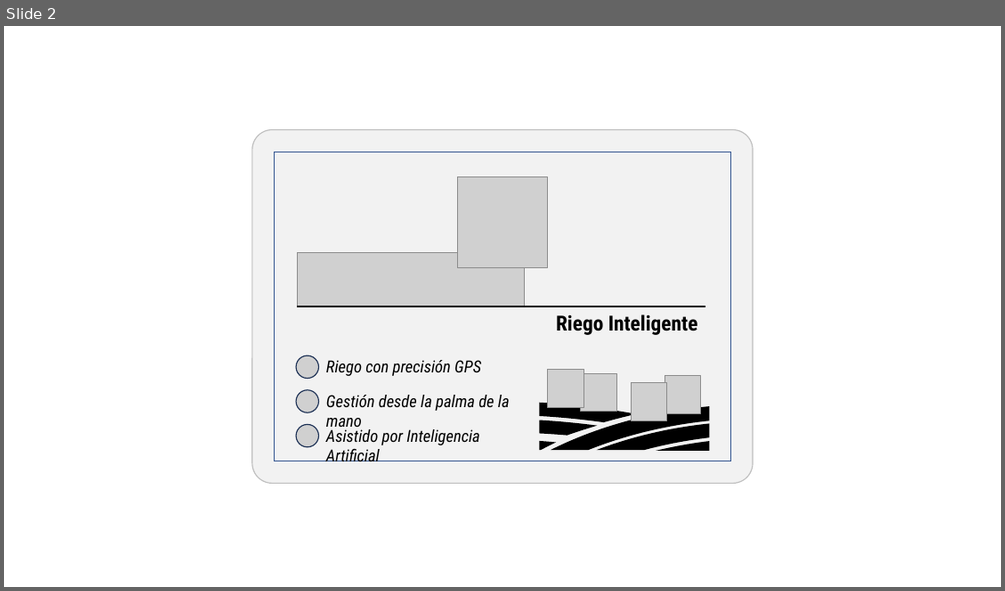
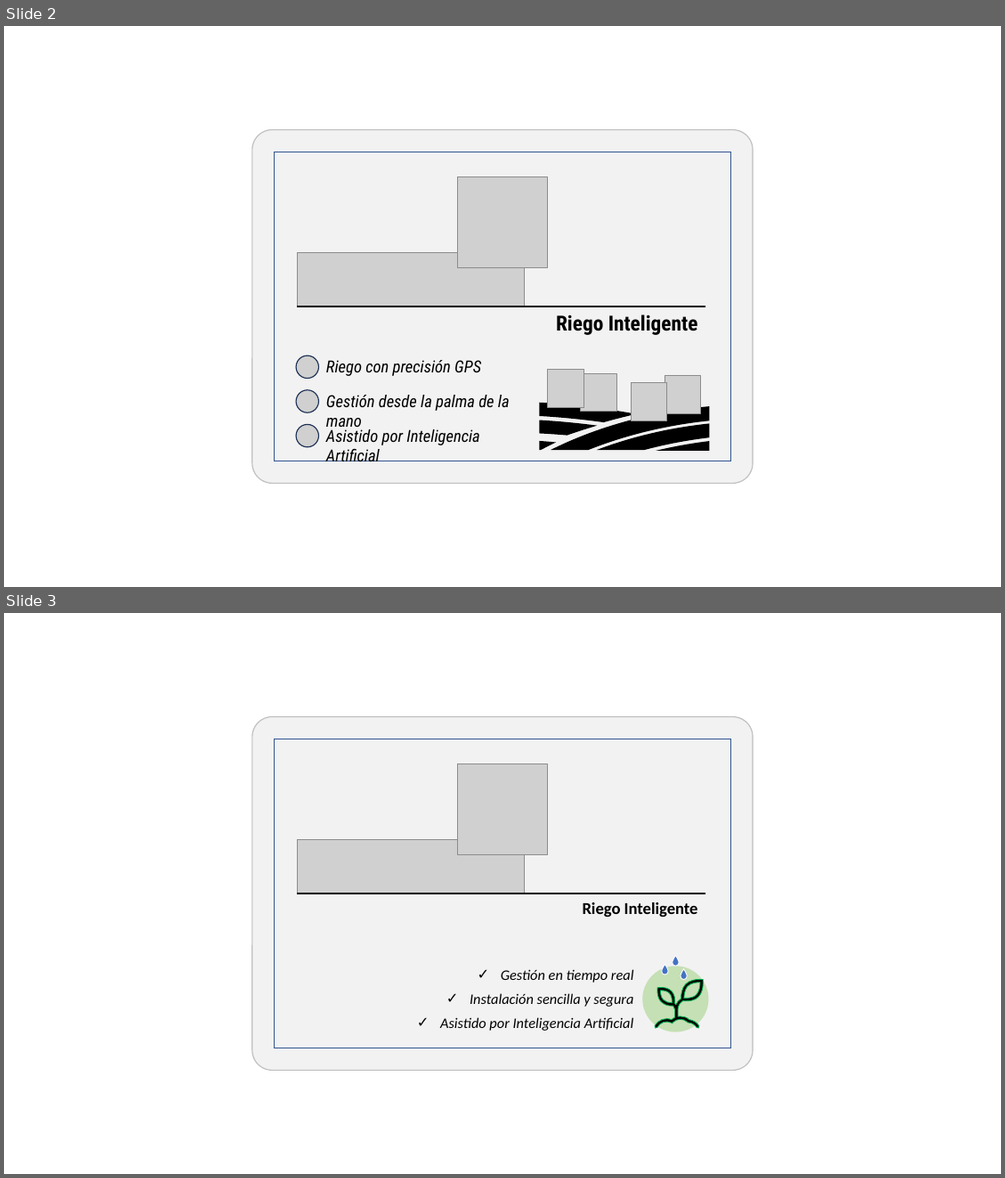
Before and after one commit to dta-labs/dta-agricola, a slide deck: Documentación/Protocolos/Carátulas equipos.pptx. Shown one above the other, each under a label of ours: slide 2 before the commit, slides 2 and 3 after it. The pictures are 1005x591 and 1005x1178 pixels, drawn with LibreOffice and Linux fonts; fonts in the diff are those of the drawing; grey boxes stand for pictures. Boxes give left, top, right and bottom in pixels: in the first picture for what was removed or moved away, otherwise in the second. Text is boxed around its words. In the diff, an @@ line names an element or a change of style, - is before the commit and + after.

Commit message:
Mejoras en la planificación de riego de equipos estacionarios
- Mejoras en la UI
- Se agregaron nuevos modos:
   . Regar una vez
   . Repetir el riego
   . Programa de riego
   . Riego a demanda
   . Riego predictivo

```diff
--- a/Documentación/Protocolos/Carátulas equipos.pptx
+++ b/Documentación/Protocolos/Carátulas equipos.pptx
@@ slide 3 added at box(4, 613, 1001, 1174), background #FFFFFF @@
@@ rounded rectangle added at box(252, 717, 752, 1070), fill #F2F2F2, outline #BFBFBF 1 pt @@
@@ rectangle added at box(275, 738, 731, 1047), fill #F2F2F2, outline #325491 1 pt @@
@@ picture added at box(457, 764, 548, 854) @@
@@ picture added at box(297, 840, 525, 893) @@
@@ line added from (297, 893) to (705, 893), #000000 1.5 pt @@
@@ text added at box(582, 902, 698, 916), 16 pt, text #000000, bold @@
+Riego Inteligente
@@ text added at box(440, 969, 634, 1030), 14 pt, text #000000, italic @@
+✓ Gestión en tiempo real
+✓ Instalación sencilla y segura
+✓ Asistido por Inteligencia Artificial
@@ group added at box(643, 956, 708, 1032): 4 freeform shapes, 1 ellipse @@
```
Also in this commit, not shown: 8 other files.
